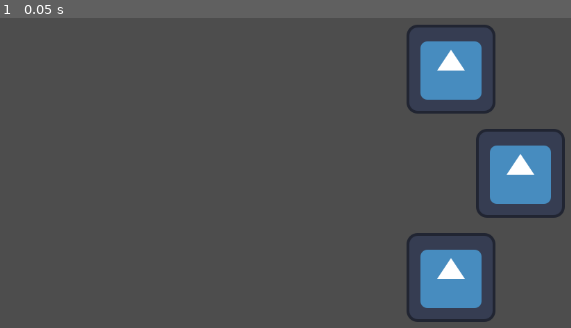
Above: before the commit, frame 1.
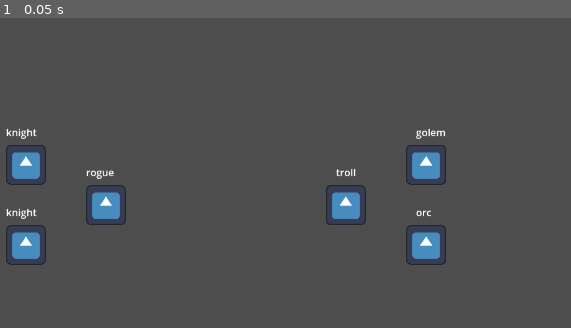
Above: after the commit, the same moment.

Repository: Kaeleb-Greene/dungeoneers-2
Game: Godot game, scene res://Scenes/dungeon.tscn
The game is run twice, just before and just after one commit, with the same random seed, the same clock (stepped at 60 frames per second) and the same inputs. The engine's default icon, where the game draws it, is replaced by a stand-in: a white triangle on a blue panel in a dark square.
Inputs:
- Up to frame 1 (0.05 s): no input

The runs differ from the first frame. In frame 1, 11% of the frame differs, in the area x 1-99%, y 2-99%.

Commit message:
Added Party
- Initialized player party within the dungeon gen script
- optimized enemy gen to make it more modular
- Added a background sprite

Diff:
--- a/Scenes/dungeon.tscn
+++ b/Scenes/dungeon.tscn
@@ -1,6 +1,6 @@
 [gd_scene format=3 uid="uid://cp04phtuxrkfe"]
 
-[ext_resource type="Script" uid="uid://dbqccep1v00a6" path="res://Scripts/enemy_gen.gd" id="1_dakn4"]
+[ext_resource type="Script" uid="uid://dbqccep1v00a6" path="res://Scripts/dungeon_gen.gd" id="1_dakn4"]
 
 [node name="Dungeon" type="Node2D" unique_id=1683826129]
 script = ExtResource("1_dakn4")
--- a/Scenes/enemy.tscn
+++ b/Scenes/enemy.tscn
@@ -7,4 +7,11 @@
 script = ExtResource("1_hghv2")
 
 [node name="Sprite2D" type="Sprite2D" parent="." unique_id=770326995]
+scale = Vector2(0.5, 0.5)
 texture = ExtResource("2_1f0kj")
+
+[node name="Label" type="Label" parent="." unique_id=407302630]
+offset_left = -16.0
+offset_top = -64.0
+offset_right = 24.0
+offset_bottom = -41.0
--- a/Scenes/party_character.tscn
+++ b/Scenes/party_character.tscn
@@ -7,4 +7,11 @@
 script = ExtResource("1_q5c08")
 
 [node name="Sprite2D" type="Sprite2D" parent="." unique_id=1600599721]
+scale = Vector2(0.5, 0.5)
 texture = ExtResource("2_auox2")
+
+[node name="Label" type="Label" parent="." unique_id=95070399]
+offset_left = -32.0
+offset_top = -64.0
+offset_right = 8.0
+offset_bottom = -41.0
--- a/Scripts/enemy_gen.gd
+++ b/Scripts/dungeon_gen.gd
@@ -1,22 +1,84 @@
 extends Node2D
 
 const ENEMY_SCENE = preload("res://Scenes/enemy.tscn")
+const CHARACTER_SCENE = preload("res://Scenes/party_character.tscn")
 
 @export var current_level = randi_range(1, 20)
+
+# slots that will hold information for each enemy and character instance
+var slots = {"slot_1": null,
+			 "slot_2": null,
+			 "slot_3": null,
+			 "slot_4": null,
+			 "slot_5": null,
+			 "slot_6": null}
+
+var party_num = 3; 		# How many party members are in current room
+
 var enemy_num = 3;	 	# How many enemies in current room
 var boss_spawn = false;	# Whether a Mega Knight will spawn
-
-# slots that will hold information for each enemy instance
-var slot_1 = null
-var slot_2 = null
-var slot_3 = null
 
 # holds the values that will determine what attribute the enemy will have
 var attribute_list = ["wither", "fire", "earth", "air", "water"] # Determine the current attributee
 var attribute = "none"
 
+func _ready() -> void:
+	enemy_spawn()
+	party_spawn()
+
+#region CHARACTER INITIATION
+func party_spawn() -> void:
+	# determine what monsters are currently available for spawning
+	for i in range(party_num):
+		var character_class = ["knight", "rogue", "wizard", "cleric", "alchemist"]
+		var character = character_class[randi_range(0, 4)]
+		init_character_instance(CHARACTER_SCENE.instantiate(), character)
+
+func get_character_stats(_class) -> Array:
+	# assigns different stats based on class type
+	# each list holds [health, attack, defense, speed]
+	match (_class):
+		"knight":
+			return [14, 2]
+		"rogue":
+			return [6, 0]
+		"wizard":
+			return [8, 0]
+		"alchemist":
+			return [10, 0]
+		"cleric":
+			return [12, 0]
+	return []
+
+func init_character_instance(id, _class) -> void:
+	# assign stats based on class type to the new isntance of character
+	var stats = get_character_stats(_class)
+	id.health = stats[0]
+	id.defense = stats[1]
+	id.character_class = _class;
+
+	# place the character in the correct slot
+	var slot = 0
+	if (slots["slot_1"] == null):
+		slot = 1
+		slots["slot_1"] = id;
+	elif (slots["slot_2"] == null):
+		slot = 2
+		slots["slot_2"] = id;
+	elif (slots["slot_3"] == null):
+		slot = 3
+		slots["slot_3"] = id;
+	id.slot = slot
+
+	# add the enemy to the current main node tree as a child
+	add_child(id)
+
+#endregion
+
+#region ENEMY INITIATION
+
 # INIT
-func _ready() -> void:
+func enemy_spawn() -> void:
 	# change to random seed
 	randomize();
 
@@ -68,28 +130,28 @@
 			enemy_num = 1
 			init_enemy_instance(ENEMY_SCENE.instantiate(), [type], attribute, 0)
 
-func get_stats(_type) -> Array:
+func get_enemy_stats(_type) -> Array:
 	# assigns different stats based on monster type
 	# each list holds [health, attack, defense, speed]
 	match (_type):
 		"skeleton":
-			return [4, 2, 0, 1]
+			return [4, 2, 0]
 		"zombie":
-			return [6, 2, 0, 1]
+			return [6, 2, 0]
 		"goblin":
-			return [9, 2, 0, 1]
+			return [9, 2, 0]
 		"raider":
-			return [10, randi_range(3, 4), 0, 1]
+			return [10, randi_range(3, 4), 0]
 		"orc":
-			return [14, randi_range(3, 4), 0, 1]
+			return [14, randi_range(3, 4), 0]
 		"troll":
-			return [18, randi_range(3,4), 0, 1]
+			return [18, randi_range(3,4), 0]
 		"golem":
-			return [40, 2, 0, 1]
+			return [40, 2, 0]
 		"dragon":
-			return [30, 5, 0, 1]
+			return [30, 5, 0]
 		"mega_knight":
-			return [30, 3, 0, 1]
+			return [30, 3, 0]
 	return []
 
 func init_enemy_instance(id, _type, _attribute, _chance) -> void:
@@ -101,11 +163,10 @@
 	var type = _type[chance]
 
 	# assign stats based on monster type to the new isntance of enemy
-	var stats = get_stats(type)
+	var stats = get_enemy_stats(type)
 	id.health = stats[0]
 	id.attack = stats[1]
 	id.defense = stats[2]
-	id.speed = stats[3]
 	id.attribute = _attribute;
 	id.type = type;
 
@@ -113,17 +174,17 @@
 	var slot = 0
 	if (boss_spawn == true):
 		slot = 2
-		slot_2 = id;
+		slots["slot_5"] = id;
 	else:
-		if (slot_1 == null):
+		if (slots["slot_4"] == null):
 			slot = 1
-			slot_1 = id;
-		elif (slot_2 == null):
+			slots["slot_4"] = id;
+		elif (slots["slot_5"] == null):
 			slot = 2
-			slot_2 = id;
-		elif (slot_3 == null):
+			slots["slot_5"] = id;
+		elif (slots["slot_6"] == null):
 			slot = 3
-			slot_3 = id;
+			slots["slot_6"] = id;
 	id.slot = slot
 
 	# add the enemy to the current main node tree as a child
@@ -132,3 +193,4 @@
 func _process(_delta: float) -> void:
 	if (Input.is_action_pressed("Debug_Quit")):
 		get_tree().quit()
+#endregion
--- a/Scripts/enemy.gd
+++ b/Scripts/enemy.gd
@@ -1,9 +1,16 @@
 extends CharacterBody2D
 
+# set the starting positions
+# Vector2((grid position x+offset)*upscale), (grid position y+offset)*upscale)
+
+const IDLE_POSITION = [Vector2(1280-320, 320),
+					   Vector2(1280-448, 384),
+					   Vector2(1280-320, 448)]
+
+# basic stats
 var health = 0;
 var attack = 0;
 var defense = 0;
-var speed = 0;
 
 var attribute = "none"
 var type = ""
@@ -13,21 +20,17 @@
 func _ready() -> void:
 	update_position()
 	debug_messages()
+	$Label.text = type
 
 func update_position() -> void:
-	match slot:
-		1:
-			global_position = Vector2(900, 150)
-		2:
-			global_position = Vector2(1000, 300)
-		3:
-			global_position = Vector2(900, 450)
+	#change the position of the enemy based on what slot they are in
+	position = IDLE_POSITION[slot-1]
 
 func debug_messages() -> void:
 	print("Type: "+str(type))
 	print("Health: "+str(health))
 	print("Attack: "+str(attack))
 	print("Defense: "+str(defense))
-	print("Speed: "+str(speed))
 	print("Attribute: "+str(attribute))
+	print("Position: "+str(position))
 	print("Slot: "+str(slot)+"\n")
--- a/Scripts/party_character.gd
+++ b/Scripts/party_character.gd
@@ -1,7 +1,28 @@
 extends CharacterBody2D
 
+const IDLE_POSITION = [Vector2(320, 320),
+					   Vector2(448, 384),
+					   Vector2(320, 448)]
+
+# basic Stats
 var health = 0;
 var attack = 0;
 var defense = 0;
 
-var speed = 0;
+var character_class = "";
+var slot = 0;
+
+func _ready() -> void:
+	debug_messages()
+	update_position()
+	$Label.text = character_class
+
+func update_position() -> void:
+	position = IDLE_POSITION[slot-1]
+
+func debug_messages() -> void:
+	print("Class: "+str(character_class))
+	print("Health: "+str(health))
+	print("Attack: "+str(attack))
+	print("Defense: "+str(defense))
+	print("Slot: "+str(slot)+"\n")
--- a/project.godot
+++ b/project.godot
@@ -17,6 +17,8 @@
 
 [display]
 
+window/size/viewport_width=1280
+window/size/viewport_height=720
 window/stretch/mode="viewport"
 
 [input]
Binary file added: Assets/Sprites/Dungeon/Environment/BG Back Wall-0d5c.png
Not shown, added: Assets/Sprites/Dungeon/Environment/BG Back Wall-0d5c.png.import
Renamed: Scripts/enemy_gen.gd.uid -> Scripts/dungeon_gen.gd.uid
Not shown, added: Scenes/dungeon.tscn4457798346.tmp
